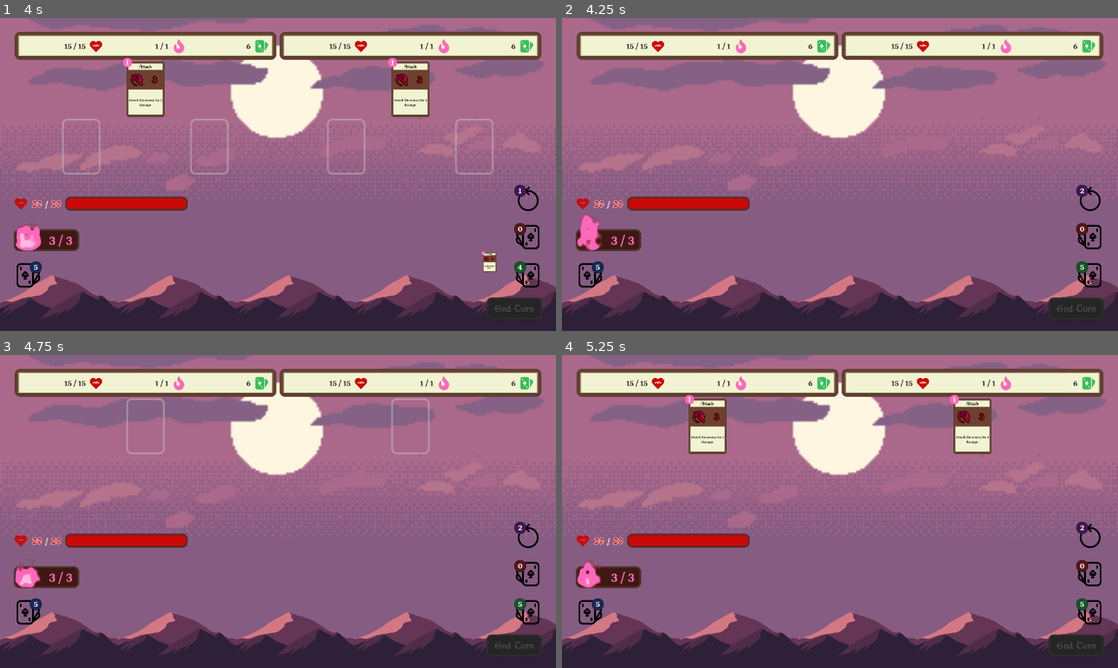
Above: before the commit, frames 1-4 (two rows, left to right).
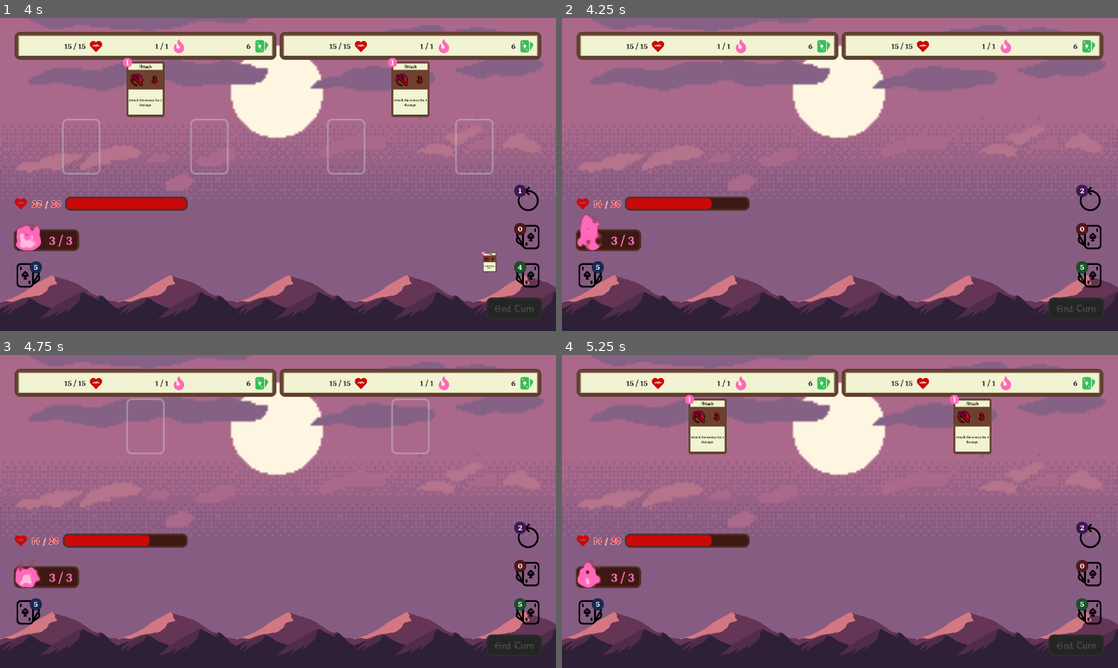
Above: after the commit, the same moments.

Repository: Maaack/Battle-Deck-Energy
Game: Godot game, scene res://Scenes/Main.tscn
Same seed, same stepped clock (60 frames per second), same inputs: the game is played once before the commit and once after it.
Inputs (mouse positions are in pixels of both pictures, inside the frame that each line leads up to):
- Up to frame 1 (4 s): drag from (278, 174) to (333, 105) at 0.52 s; drag from (444, 221) to (250, 237) at 1.27 s; move the mouse to (111, 127) at 2.02 s; click (111, 127) at 2.17 s; click "End Turn" at 2.75 s; drag from (305, 174) to (111, 127) at 3.52 s
- Up to frame 2 (4.25 s): no input
- Up to frame 3 (4.75 s): move the mouse to (194, 433) at 4.27 s; click (194, 433) at 4.42 s
- Up to frame 4 (5.25 s): drag from (962, 495) to (756, 433) at 5.02 s

Frame 1 is identical in both runs. In frame 2, 0.4% of the frame differs, in the area x 5-34%, y 57-62%; in frame 3, 0.4%; in frame 4, 0.4%.

Commit message:
BATL-02: Player takes damage if they do not defend against attacks.

Diff:
--- a/Managers/AIOpponents/AIOpponentsManager.gd
+++ b/Managers/AIOpponents/AIOpponentsManager.gd
@@ -12,6 +12,7 @@
 		add_child(instance)
 		instance.character_data = character_data
 		characters[character_data] = instance
+		return instance
 
 func _get_opponent_map(opportunities:Array):
 	var opponent_map : Dictionary = {}
--- a/Managers/CharacterBattle/CharacterBattleManager.gd
+++ b/Managers/CharacterBattle/CharacterBattleManager.gd
@@ -42,7 +42,7 @@
 	reset()
 
 func gain_health(amount: int = 1):
-	character_data.health += 1
+	character_data.health += amount
 	emit_signal("changed_health", character_data.health, character_data.max_health)
 
 func lose_health(amount: int = 1):
--- /dev/null
+++ b/Managers/Effects/EffectManager.gd
@@ -0,0 +1,49 @@
+extends Node
+
+
+signal damage_character(character, damage)
+
+const ATTACK_EFFECT = 'ATTACK'
+const DEFEND_EFFECT = 'DEFEND'
+const PARRY_EFFECT = 'PARRY'
+
+func _resolve_damage(effect_map:Dictionary):
+	var attack : int = 0
+	var defend : int = 0
+	for effect in effect_map:
+		match(effect):
+			ATTACK_EFFECT:
+				attack += effect_map[effect]
+			PARRY_EFFECT:
+				defend += effect_map[effect]
+			DEFEND_EFFECT:
+				defend += effect_map[effect]
+	var total_damage = max(attack - defend, 0)
+	return total_damage
+
+func resolve_effects(character:CharacterData, effect_map:Dictionary):
+	var total_damage = _resolve_damage(effect_map)
+	if total_damage > 0:
+		emit_signal("damage_character", character, total_damage)
+
+func _resolve_opportunity_effect_target(opportunity:OpportunityData, effect:BattleEffect):
+	# Temporary method to deal with not having self-targetted opportunities.
+	match(effect.effect_type):
+		PARRY_EFFECT:
+			return opportunity.source
+		DEFEND_EFFECT:
+			return opportunity.source
+	return opportunity.target
+
+func get_target_effects(opportunities:Array):
+	var target_effects : Dictionary = {}
+	for opportunity in opportunities:
+		if opportunity is OpportunityData and is_instance_valid(opportunity.card_data):
+			for battle_effect in opportunity.card_data.battle_effects:
+				var final_target = _resolve_opportunity_effect_target(opportunity, battle_effect)
+				if not final_target in target_effects:
+					target_effects[final_target] = {}
+				if not battle_effect.effect_type in target_effects[final_target]:
+					target_effects[final_target][battle_effect.effect_type] = 0
+				target_effects[final_target][battle_effect.effect_type] += battle_effect.effect_quantity
+	return target_effects
--- /dev/null
+++ b/Managers/Effects/EffectManager.tscn
@@ -0,0 +1,6 @@
+[gd_scene load_steps=2 format=2]
+
+[ext_resource path="res://Managers/Effects/EffectManager.gd" type="Script" id=1]
+
+[node name="EffectManager" type="Node"]
+script = ExtResource( 1 )
--- a/Resources/BattleEffects/BattleEffect.gd
+++ b/Resources/BattleEffects/BattleEffect.gd
@@ -7,3 +7,6 @@
 export(Texture) var effect_icon : Texture
 export(int) var effect_quantity : int = 0
 export(Color) var effect_color : Color = Color()
+
+func _to_string():
+	return "BattleEffect:%d" % get_instance_id()
--- a/Scenes/BattleInterface/BattleInterface.gd
+++ b/Scenes/BattleInterface/BattleInterface.gd
@@ -6,11 +6,13 @@
 onready var ai_opponents_manager = $AIOpponentsManager
 onready var battle_phase_manager = $BattlePhaseManager
 onready var battle_opps_manager = $BattleOpportunitiesManager
+onready var effects_manager = $EffectManager
 onready var advance_phase_timer = $AdvancePhaseTimer
 
 var player_data : CharacterData setget set_player_data
 var opponents : Array = [] setget set_opponents
 
+var _character_manager_map : Dictionary = {}
 var _round_opportunities_map : Dictionary = {}
 
 func set_player_data(value:CharacterData):
@@ -19,10 +21,12 @@
 		player_interface.player_data = player_data
 		player_battle_manager.character_data = player_data
 		battle_opps_manager.player_data = player_data
+		_character_manager_map[player_data] = player_battle_manager
 
 func new_opponent(opponent_data:CharacterData):
 	opponent_data = opponent_data.duplicate()
-	ai_opponents_manager.add_opponent(opponent_data)
+	var battle_manager = ai_opponents_manager.add_opponent(opponent_data)
+	_character_manager_map[opponent_data] = battle_manager
 	battle_opps_manager.add_opponent(opponent_data)
 	player_interface.add_opponent_actions(opponent_data)
 
@@ -61,12 +65,8 @@
 			_round_opportunities_map[opening.opportunity_data] = opening
 
 func _start_player_turn():
+	_setup_player_board()
 	player_interface.connect("drawing_completed", self, "_on_hand_drawn")
-	var opportunities : Array = battle_opps_manager.get_player_opportunities()
-	var openings : Array = player_interface.add_player_openings(opportunities)
-	for opening in openings:
-		if opening is BattleOpening:
-			_round_opportunities_map[opening.opportunity_data] = opening
 	player_battle_manager.draw_hand()
 
 func _end_player_turn():
@@ -81,20 +81,28 @@
 	player_interface.start_round()
 	advance_phase_timer.start()
 
-func _resolve_actions():
+func _discard_played_cards():
 	var discarding_flag = false
 	for opp_data in _round_opportunities_map:
 		if opp_data is OpportunityData and is_instance_valid(opp_data.card_data):
 			if opp_data.source == player_data:
-				if not discarding_flag:
-					discarding_flag = true
-					player_interface.connect("discard_completed",  battle_phase_manager, "advance")
+				discarding_flag = true
 				player_battle_manager.discard_card(opp_data.card_data)
 			else:
 				player_interface.opponent_discards_card(opp_data.card_data)
+	return discarding_flag
+
+func _resolve_actions():
+	var target_effects : Dictionary = effects_manager.get_target_effects(_round_opportunities_map.keys())
+	print(target_effects)
+	for target in target_effects:
+		effects_manager.resolve_effects(target, target_effects[target])
+	var discarding_flag = _discard_played_cards()
 	player_interface.remove_all_openings()
 	_round_opportunities_map.clear()
-	if not discarding_flag:
+	if discarding_flag:
+		player_interface.connect("discard_completed",  battle_phase_manager, "advance")
+	else:
 		battle_phase_manager.advance()
 
 func _on_CharacterBattleManager_drew_card(card):
@@ -141,3 +149,9 @@
 
 func _on_AdvancePhaseTimer_timeout():
 	battle_phase_manager.advance()
+
+func _on_EffectManager_damage_character(character:CharacterData, damage:int):
+	if not character in _character_manager_map:
+		return
+	var battle_manager : CharacterBattleManager = _character_manager_map[character]
+	battle_manager.lose_health(damage)
--- a/Scenes/BattleInterface/BattleInterface.tscn
+++ b/Scenes/BattleInterface/BattleInterface.tscn
@@ -7,6 +7,7 @@
 [ext_resource path="res://Managers/BattlePhase/BattlePhaseManager.tscn" type="PackedScene" id=5]
 [ext_resource path="res://Scenes/BattleInterface/BattlePhase/BattlePhase.tscn" type="PackedScene" id=6]
 [ext_resource path="res://Managers/BattleOpportunities/BattleOpportunitiesManager.tscn" type="PackedScene" id=7]
+[ext_resource path="res://Managers/Effects/EffectManager.tscn" type="PackedScene" id=8]
 
 [node name="BattleInterface" type="Control"]
 anchor_right = 1.0
@@ -15,6 +16,10 @@
 __meta__ = {
 "_edit_use_anchors_": false
 }
+
+[node name="AdvancePhaseTimer" type="Timer" parent="."]
+wait_time = 0.5
+one_shot = true
 
 [node name="PlayerInterface" parent="." instance=ExtResource( 1 )]
 
@@ -36,9 +41,8 @@
 
 [node name="BattleOpportunitiesManager" parent="." instance=ExtResource( 7 )]
 
-[node name="AdvancePhaseTimer" type="Timer" parent="."]
-wait_time = 0.5
-one_shot = true
+[node name="EffectManager" parent="." instance=ExtResource( 8 )]
+[connection signal="timeout" from="AdvancePhaseTimer" to="." method="_on_AdvancePhaseTimer_timeout"]
 [connection signal="card_played_on_opportunity" from="PlayerInterface" to="." method="_on_PlayerInterface_card_played_on_opportunity"]
 [connection signal="ending_turn" from="PlayerInterface" to="." method="_on_PlayerInterface_ending_turn"]
 [connection signal="changed_energy" from="CharacterBattleManager" to="." method="_on_CharacterBattleManager_changed_energy"]
@@ -53,4 +57,4 @@
 [connection signal="phase_entered" from="BattlePhaseManager/Enemy" to="." method="_on_Enemy_phase_entered"]
 [connection signal="phase_entered" from="BattlePhaseManager/Player" to="." method="_on_Player_phase_entered"]
 [connection signal="phase_entered" from="BattlePhaseManager/Resolution" to="." method="_on_Resolution_phase_entered"]
-[connection signal="timeout" from="AdvancePhaseTimer" to="." method="_on_AdvancePhaseTimer_timeout"]
+[connection signal="damage_character" from="EffectManager" to="." method="_on_EffectManager_damage_character"]
Not shown: 1 places in Scenes/BattleInterface/BattleInterface.tscn that only renumber resources
